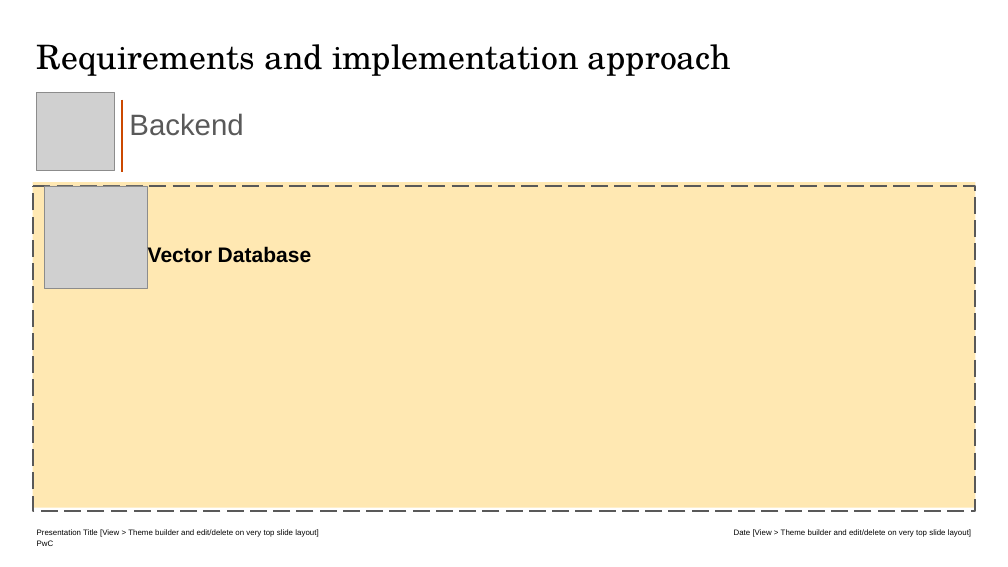
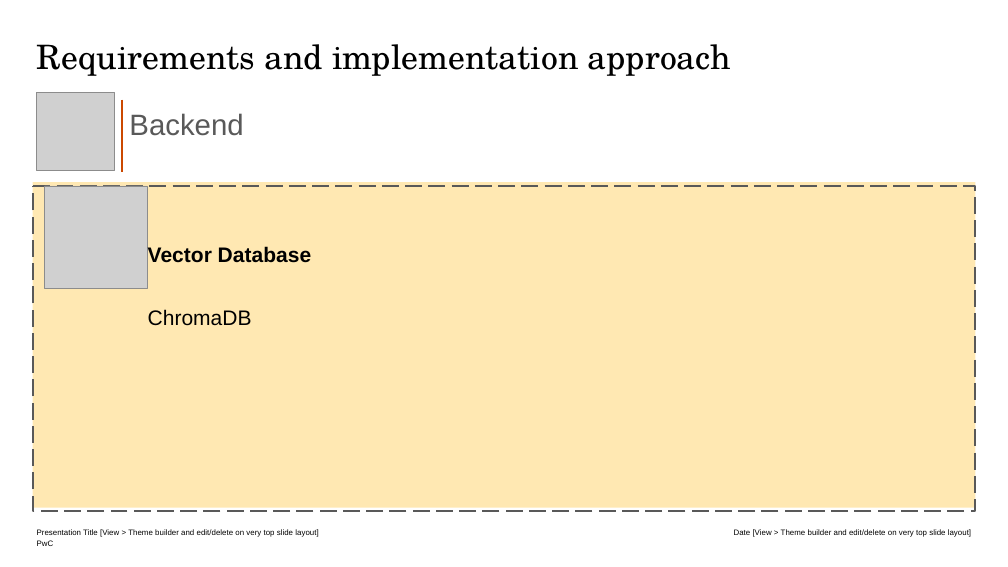
Before and after one commit to NAJLA9920/Emirates-RAG-Eval, a slide deck: slide 13 of Attachment B_Presentation Template.pptx. Drawn at 1008x567 pixels with LibreOffice and Linux fonts; fonts in the diff are those of the drawing; grey boxes stand for pictures. Boxes give left, top, right and bottom in pixels: in the first picture for what was removed or moved away, otherwise in the second. Text is boxed around its words. In the diff, an @@ line names an element or a change of style, - is before the commit and + after.

```diff
--- a/Attachment B_Presentation Template.pptx
+++ b/Attachment B_Presentation Template.pptx
@@ text added at (148,309,252,326), 20 pt, text #000000 @@
+ChromaDB
```
Also in this commit, not shown: 7 other slides changed, 1 slide removed, 8 other files.
